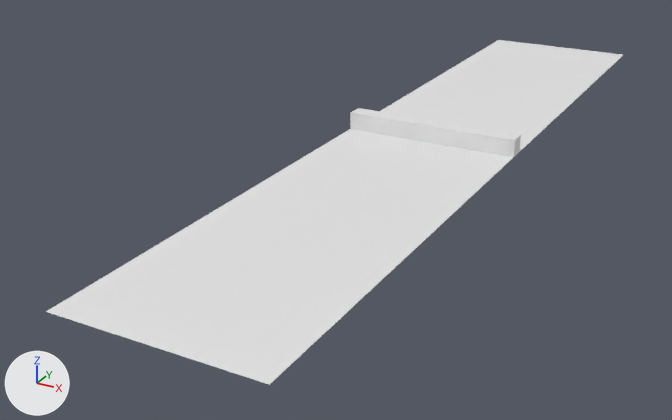
Before and after pictures for a commit that changed the Blender file 3dRun2/stage/blender/stage1.blend.
Both versions are drawn from a 50 mm lens placed at (38.8, -93.3, 35.3), pointed at (-7.9, -8.4, -7.1). The axes (+X, +Y, +Z) are drawn at lower left. The lights are the same throughout.

Names of what the first picture shows: 'ground', 'obstacle'.
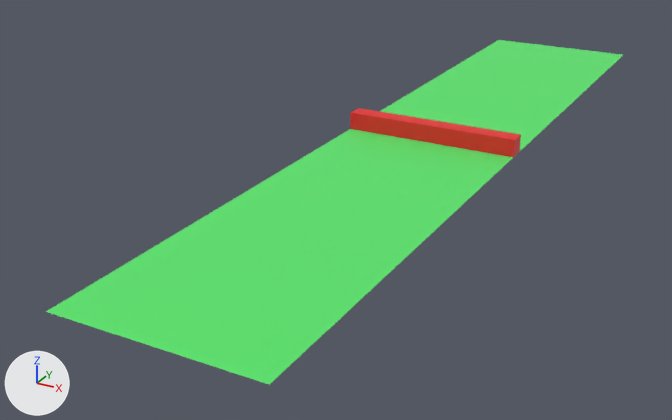
What differs and where, as boxes (x1, y1, x2, y2) in the pictures (672 x 420 px):
'ground', recoloured (white to green)
    both: (46, 40, 623, 385)
'obstacle', recoloured (white to red)
    both: (350, 108, 521, 157)

The change, as a list of edits to the scene's bpy script:
```text
Add mat_マテリアル_001:
    mat_マテリアル_001 = principled_material('マテリアル.001')
    mat_マテリアル_001.base_color = (0.801, 0.0208, 0.0208)  # red #e72828
Add mat_マテリアル:
    mat_マテリアル = principled_material('マテリアル')
    mat_マテリアル.base_color = (0.1, 0.8, 0.15)  # green #59e76c
Change me_平面:
    where me_平面.from_pydata(...)  # 4 vertices, 1 face; spans x -1.0..1.0, y -1.0..1.0, z 0.0
    add me_平面.materials.append(mat_マテリアル)  # green #59e76c
Change me_立方体:
    where me_立方体.from_pydata(...)  # 8 vertices, 6 faces; spans x -1.0..1.0, y -1.0..1.0, z -1.0..1.0
    add me_立方体.materials.append(mat_マテリアル_001)  # red #e72828
```
